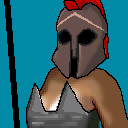
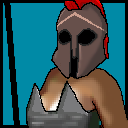
The second 128px x 128px image is a revision of the first. Changes to its layers:
showed "Rektangel 1", moved it above "Lag 6" over (0, 0, 128, 128)
